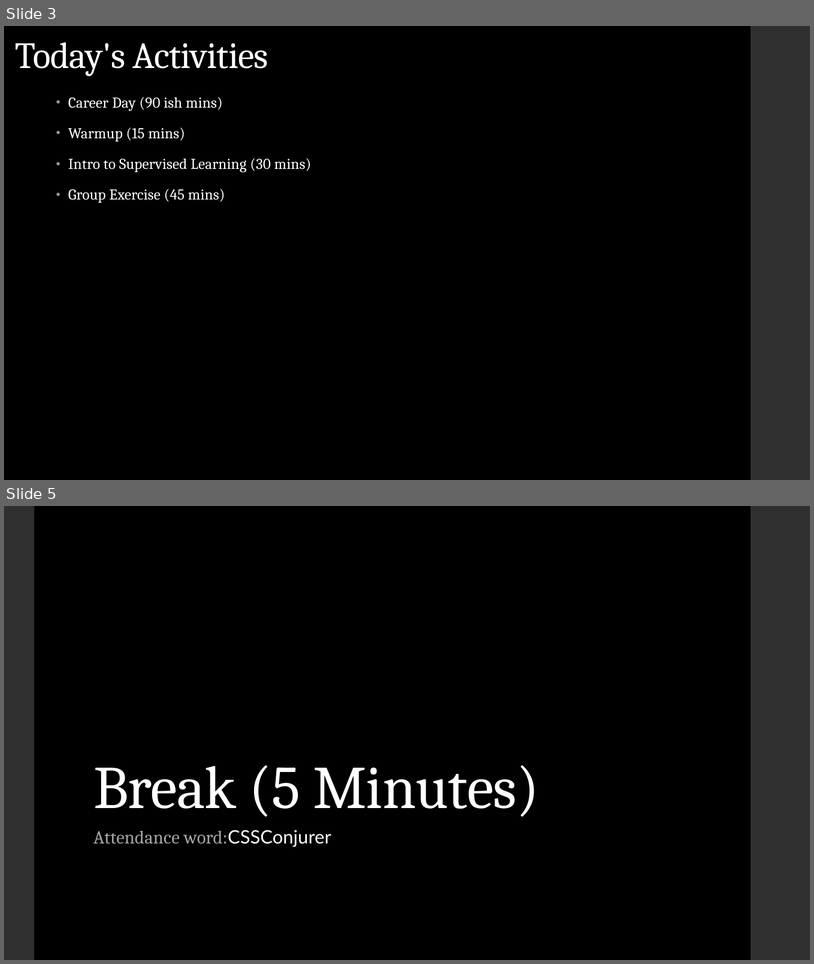
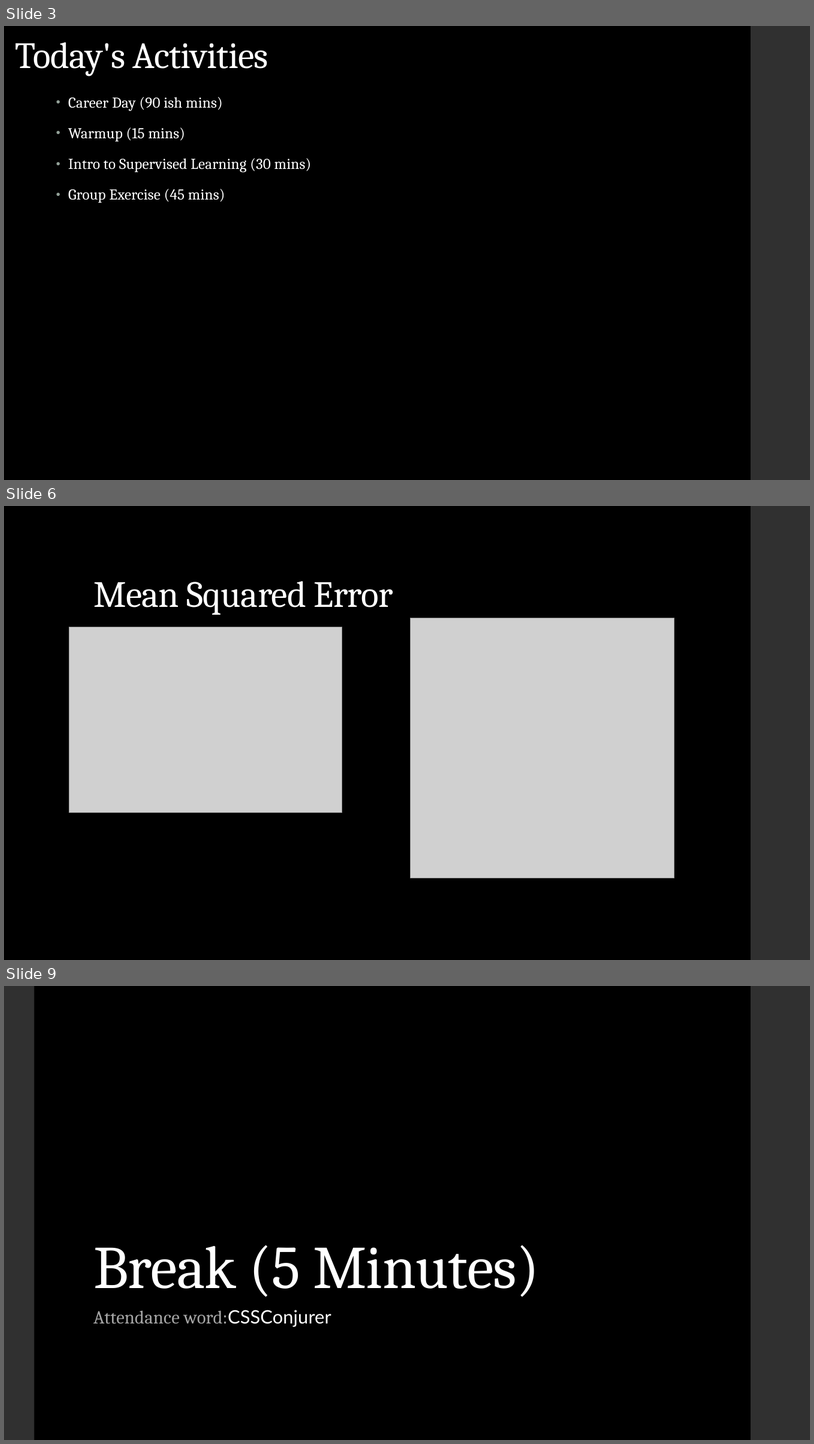
Before and after one commit to LaunchCoderGirlSTL/Data-Science-Assignments, a slide deck: course_material/week_13/week_13_presentation.pptx. Shown one above the other, each under a label of ours: slides 3 and 5 before the commit, slides 3, 6 and 9 after it; the slides between them are not shown. The pictures are 814x964 and 814x1444 pixels, drawn with LibreOffice and Linux fonts; fonts in the diff are those of the drawing; grey boxes stand for pictures. Boxes give left, top, right and bottom in pixels: in the first picture for what was removed or moved away, otherwise in the second. Text is boxed around its words. In the diff, an @@ line names an element or a change of style, - is before the commit and + after.

```diff
--- a/course_material/week_13/week_13_presentation.pptx
+++ b/course_material/week_13/week_13_presentation.pptx
@@ slide 6 added at (x1=4, y1=506, x2=810, y2=960), background #000000; not listed: 1 template element that a slide beside it also shows @@
@@ title added at (x1=93, y1=581, x2=393, y2=615), 44 pt, text #FFFFFF @@
+Mean Squared Error
@@ picture added at (x1=69, y1=627, x2=342, y2=812) @@
@@ picture added at (x1=411, y1=618, x2=675, y2=877) @@
@@ what was slide 5 is now slide 9 @@
```
Also in this commit, not shown: 1 slide changed, 3 other slides added.
